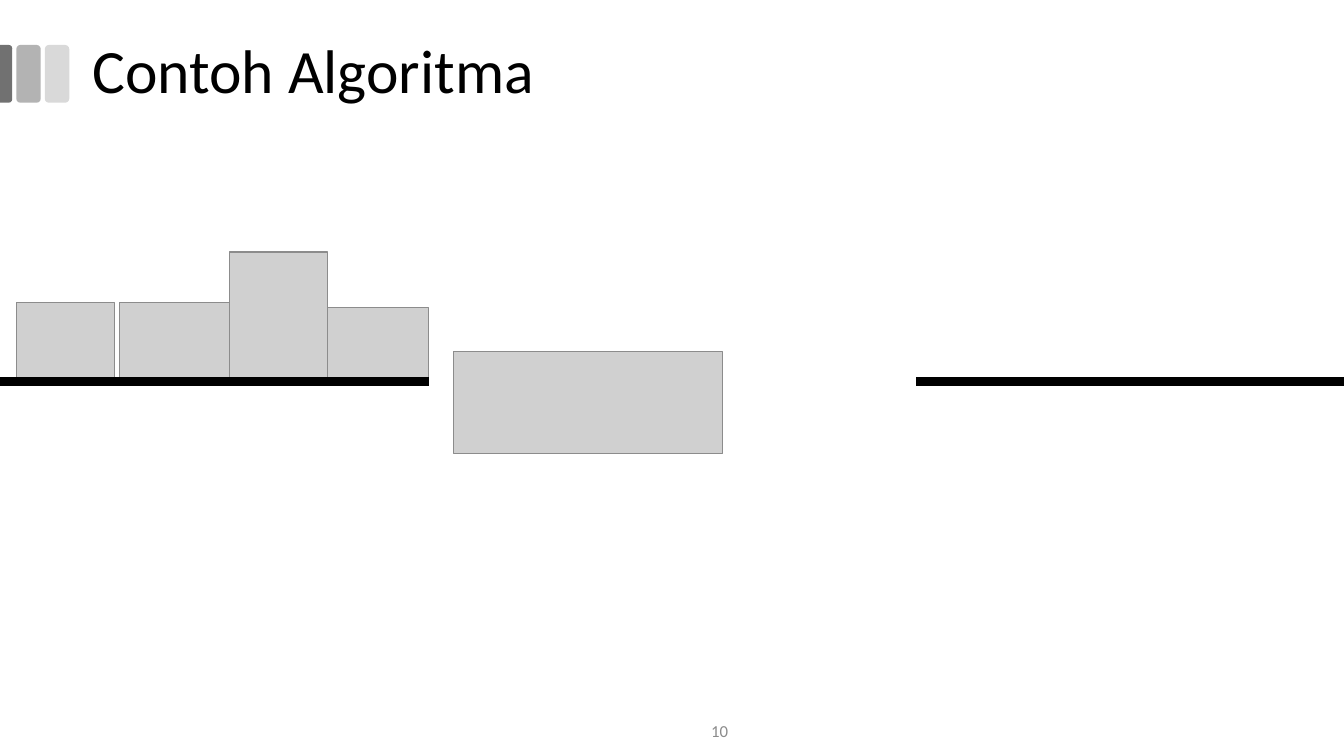
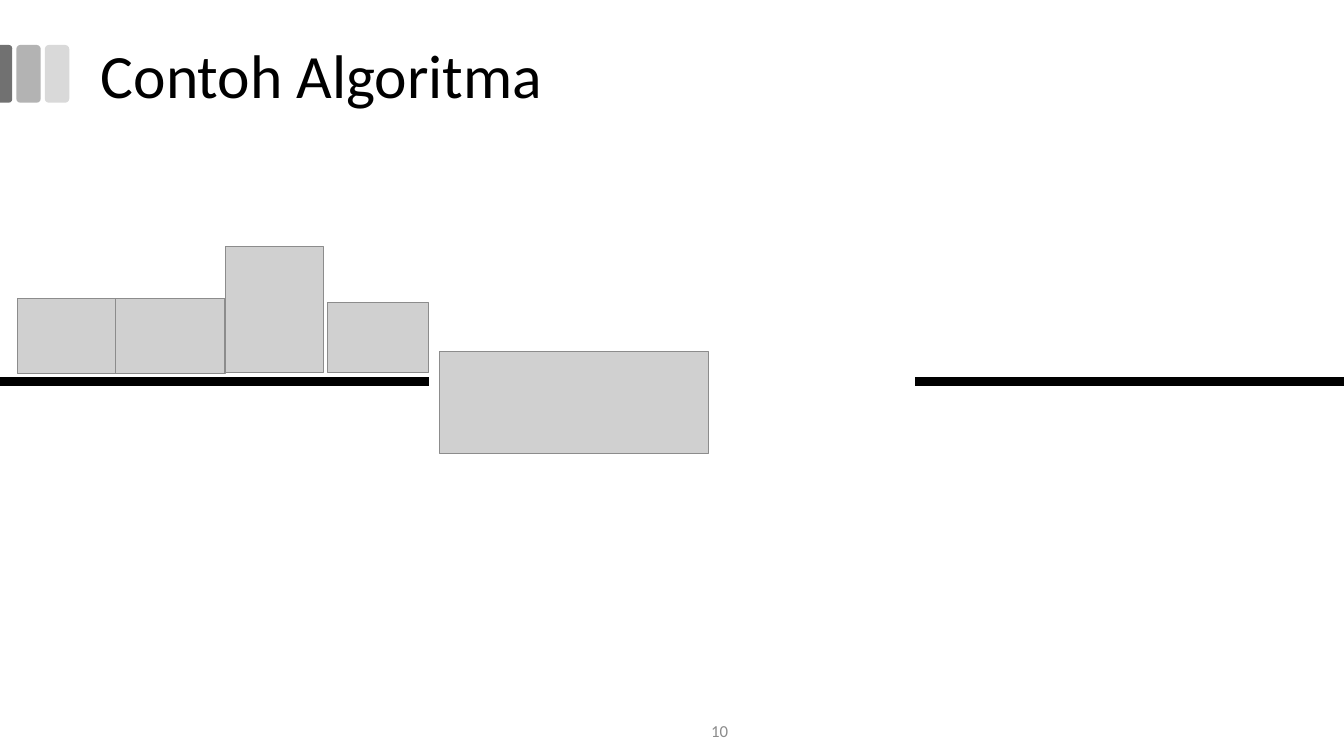
Before and after one commit to miftanurfarid/algoritme_pemrograman, a slide deck: slide 10 of slide/pertemuan_01/pertemuan_01.odp. Drawn at 1344x756 pixels with LibreOffice and Linux fonts; fonts in the diff are those of the drawing; grey boxes stand for pictures; background and template pictures are left out. Boxes give left, top, right and bottom in pixels: in the first picture for what was removed or moved away, otherwise in the second. Text is boxed around its words. In the diff, an @@ line names an element or a change of style, - is before the commit and + after.

```diff
--- a/slide/pertemuan_01/pertemuan_01.odp
+++ b/slide/pertemuan_01/pertemuan_01.odp
@@ title "Contoh Algoritma": place and size @@
-title "Contoh Algoritma" at box(92, 50, 534, 104)
+title "Contoh Algoritma" at box(101, 55, 543, 109)
@@ picture: place and size @@
-picture at box(229, 252, 328, 378)
+picture at box(226, 247, 325, 373)
@@ picture: place and size @@
-picture at box(16, 302, 114, 378)
+picture at box(18, 298, 116, 374)
@@ picture: place and size @@
-picture at box(119, 302, 229, 378)
+picture at box(115, 298, 225, 374)
@@ picture: place and size @@
-picture at box(328, 308, 429, 378)
+picture at box(328, 302, 429, 373)
@@ picture: place and size @@
-picture at box(454, 352, 723, 454)
+picture at box(440, 352, 709, 454)
```
Also in this commit, not shown: 2 other slides changed, 2 slides added, 1 other file.
